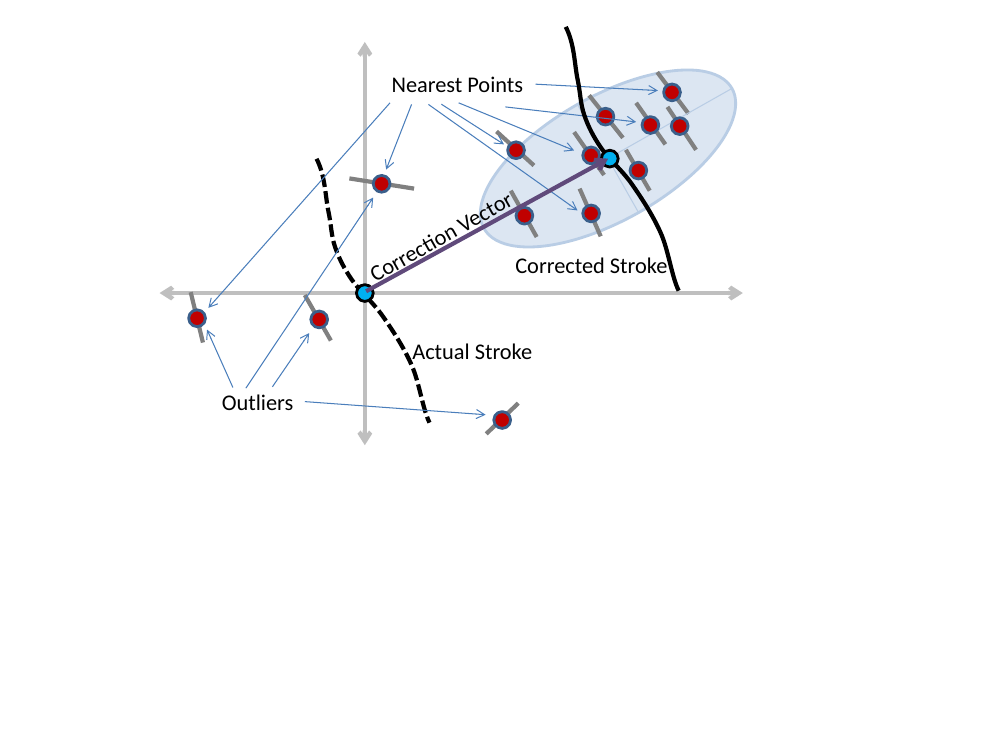
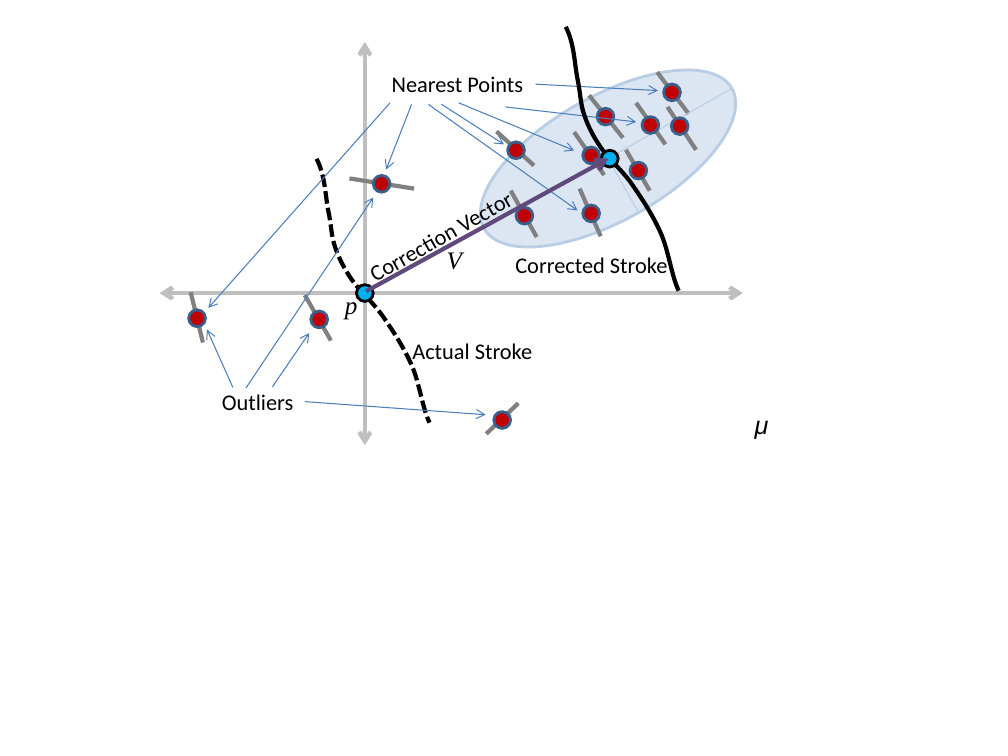
Before and after one commit to alimpaecher/DAF_SIGGRAPH, a slide deck: slide 1 of Paper/Ellipse.pptx. Drawn at 1008x756 pixels with LibreOffice and Linux fonts; fonts in the diff are those of the drawing. Boxes give left, top, right and bottom in pixels: in the first picture for what was removed or moved away, otherwise in the second. Text is boxed around its words. In the diff, an @@ line names an element or a change of style, - is before the commit and + after.

```diff
--- a/Paper/Ellipse.pptx
+++ b/Paper/Ellipse.pptx
@@ text added at <box>447,252,462,270</box>, 18 pt, text #000000, italic @@
+V
@@ text added at <box>345,294,358,320</box>, 18 pt, text #000000, italic @@
+p
@@ text added at <box>755,420,769,439</box>, 18 pt, text #000000, italic @@
+μ
```
Also in this commit, not shown: 2 other files.
